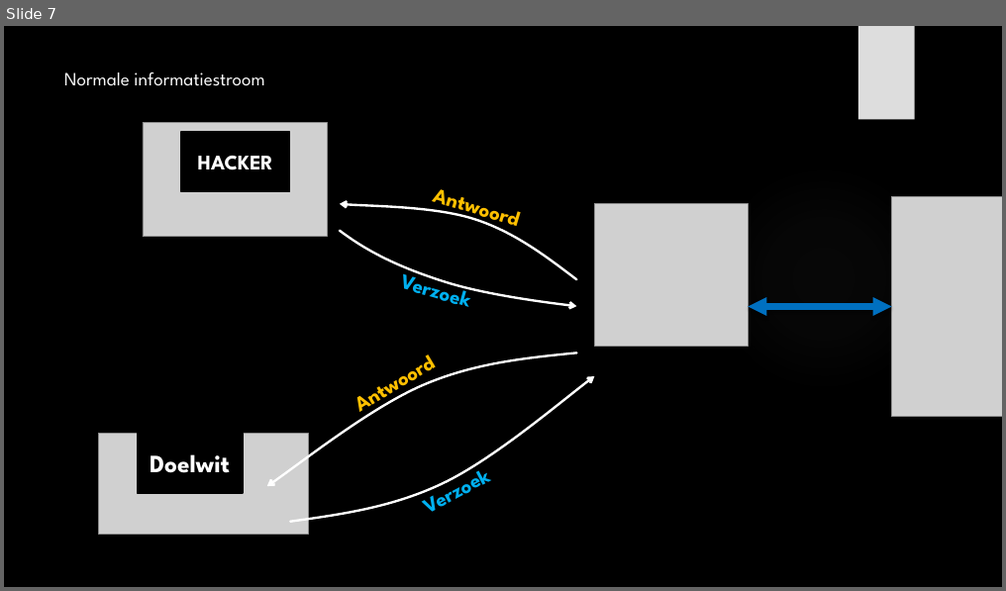
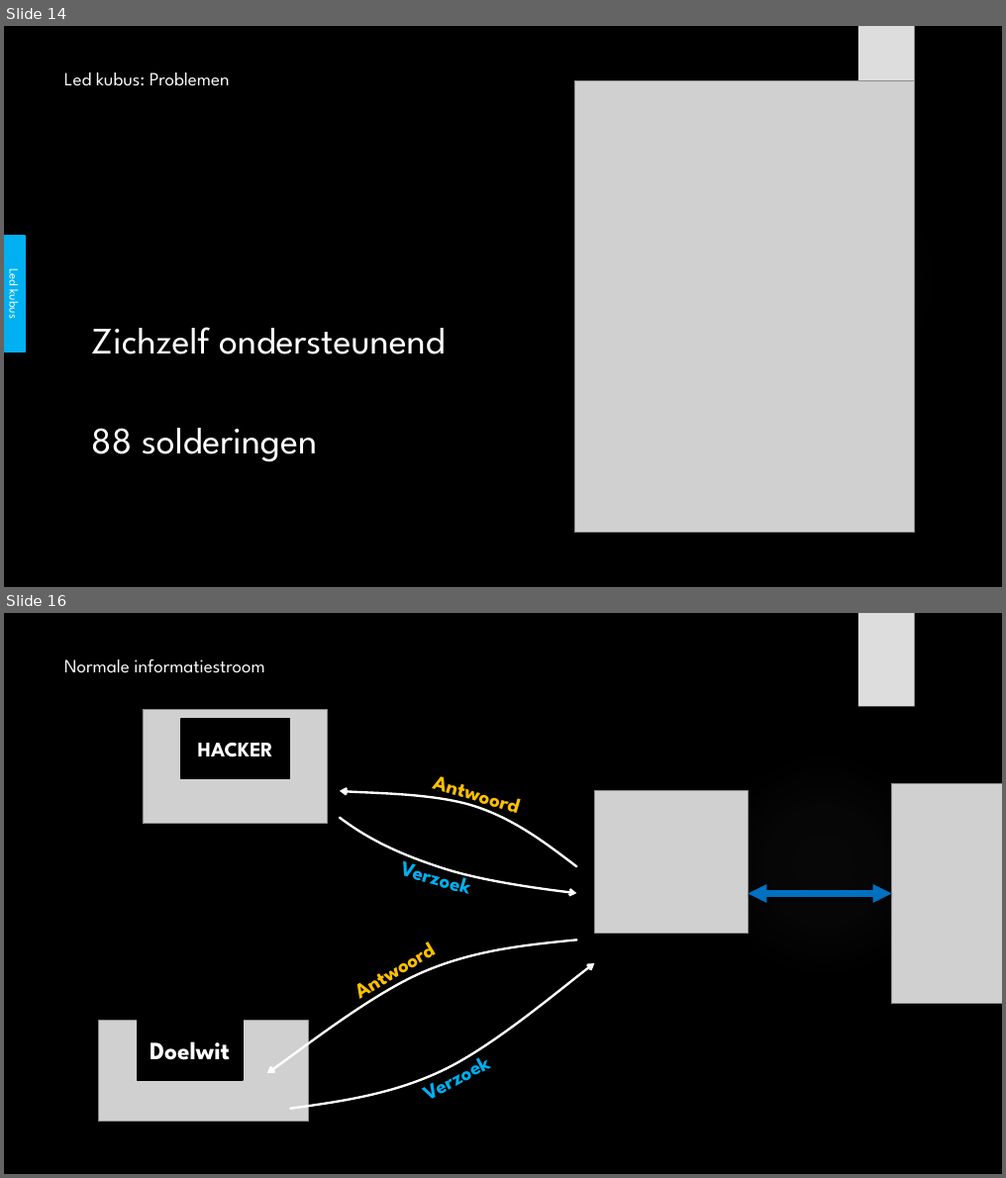
Before and after one commit to its-3ncrypt/Led_Cube_arduino, a slide deck: _Administratie/Presentatie GIP.pptx. Shown one above the other, each under a label of ours: slide 7 before the commit, slides 14 and 16 after it; the slides between them are not shown. The pictures are 1006x591 and 1006x1178 pixels, drawn with LibreOffice and Linux fonts; fonts in the diff are those of the drawing; grey boxes stand for pictures; background and template pictures are left out. Boxes give left, top, right and bottom in pixels: in the first picture for what was removed or moved away, otherwise in the second. Text is boxed around its words. In the diff, an @@ line names an element or a change of style, - is before the commit and + after.

```diff
--- a/_Administratie/Presentatie GIP.pptx
+++ b/_Administratie/Presentatie GIP.pptx
@@ slide 14 added at [4, 26, 1002, 587], background picture (left out); not listed: 2 template elements that a slide beside it also shows @@
@@ title added at [64, 73, 230, 86], 18 pt, text #F8F8F8 @@
+Led kubus: Problemen
@@ picture added at [574, 80, 915, 532] @@
@@ rectangle added at [4, 236, 25, 353], fill #00B0F0, outline #00B0F0 1.5 pt, 12 pt, text #FFFFFF @@
+Led kubus
@@ text added at [91, 327, 445, 463], 36 pt, text #FFFFFF @@
+Zichzelf ondersteunend
+88 solderingen
@@ what was slide 7 is now slide 16 @@
```
Also in this commit, not shown: 3 slides changed, 11 other slides added, 3 slides removed.
